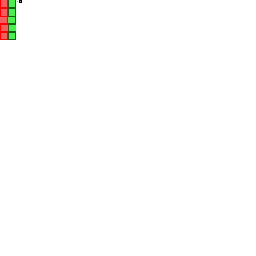
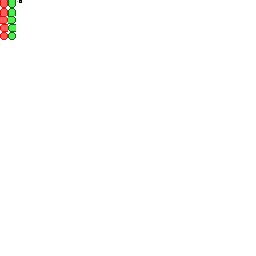
Layered file, before and after one edit (w=256, h=256). Changes by layer:
removed layer "Pasted Layer" over bbox(8, 6, 16, 40)
painted on "FireBall" over bbox(0, 6, 16, 40)
